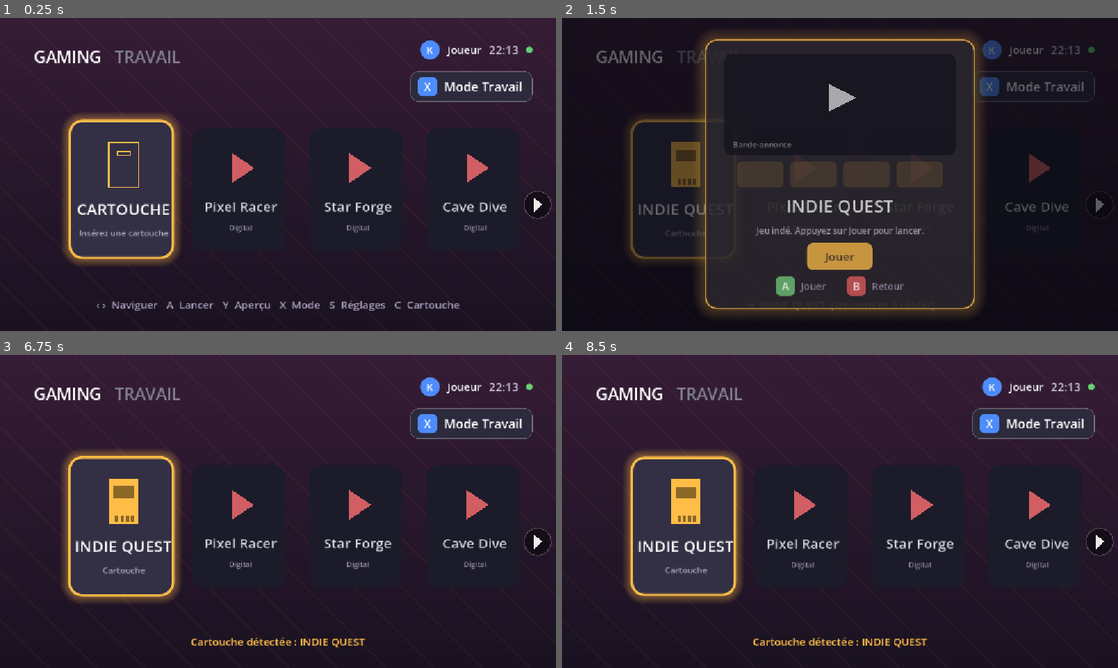
Above: before the commit, frames 1-4 (two rows, left to right).
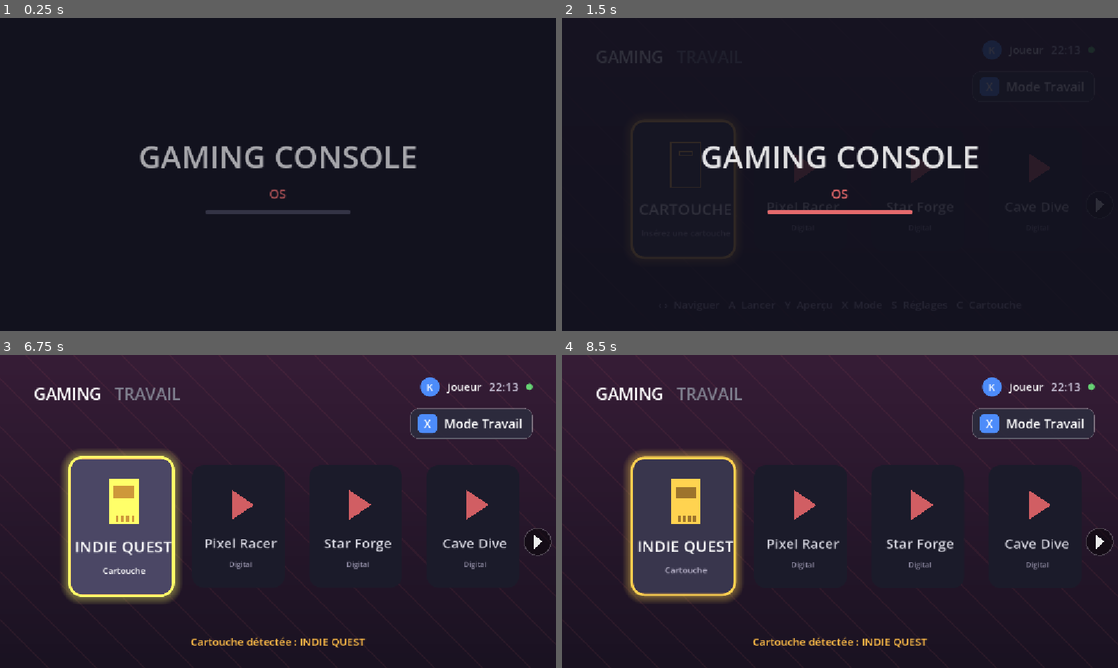
Above: after the commit, the same moments.

Repository: kilian-quittard/gaming-console-os
Game: Godot game, scene res://scenes/Main.tscn
Same seed, same stepped clock (60 frames per second), same inputs: the game is played once before the commit and once after it.
Inputs:
- Up to frame 1 (0.25 s): no input
- Up to frame 2 (1.5 s): tap Enter (ui_accept) at 0.5, 0.77, 1.25 s; hold Right (ui_right) 0.53-1.28 s; hold C (toggle_cartridge) 0.53-1.28 s; hold Down (ui_down) from 1.28 s (still down); tap Y (preview) at 1.35 s
- Up to frame 3 (6.75 s): tap Enter (ui_accept) at 1.52, 3.02, 3.5, 3.77, 4.25, 4.52, 5, 5.75, 6.02 s; tap C (toggle_cartridge) every 1.5 s from 1.55 to 6.05 s; release Down (ui_down) at 2.03 s; hold Right (ui_right) 2.03-2.78 s; hold C (toggle_cartridge) 2.03-2.78 s; hold Up (ui_up) 2.78-3.53 s; tap X (toggle_mode) at 2.85, 5.85 s; hold C (toggle_cartridge) 3.53-4.28 s; hold Left (ui_left) 3.53-5.03 s; tap Y (preview) at 4.35 s; hold Down (ui_down) 5.03-5.78 s; hold C (toggle_cartridge) 5.03-5.78 s; hold Right (ui_right) 5.78-6.53 s; hold Up (ui_up) from 6.53 s (still down); hold C (toggle_cartridge) from 6.53 s (still down)
- Up to frame 4 (8.5 s): tap Enter (ui_accept) at 6.77, 7.52 s; release Up (ui_up) at 7.28 s; release C (toggle_cartridge) at 7.28 s; hold Right (ui_right) 7.28-8.03 s; tap Y (preview) at 7.35 s; tap C (toggle_cartridge) at 7.55 s; hold Down (ui_down) from 8.03 s (still down); hold C (toggle_cartridge) from 8.03 s (still down)

The runs differ from the first frame. In frame 1, 50% of the frame differs, in the area x 0-100%, y 0-94%; in frame 2, 15%; in frame 3, 8.4%; in frame 4, less than 0.1%.

Commit message:
Front-end: boot splash (logo + loading bar) and cartridge insertion animation
Splash overlay on startup: GAMING CONSOLE / OS fade-in + accent loading bar, then fades into the home menu (input blocked while booting). Cartridge insert (C/detected) now pops the slot tile with a scale punch + brightness flash.

Co-Authored-By: Claude Opus 4.8 <noreply@anthropic.com>

Diff:
--- a/frontend/scripts/Main.gd
+++ b/frontend/scripts/Main.gd
@@ -65,6 +65,7 @@
 var _bright := 80
 var _wifi := true
 
+var _booting := true
 var _scroll: ScrollContainer = null
 var _clock: Label = null
 var _arrow_left: Control = null
@@ -86,6 +87,7 @@
 func _ready() -> void:
 	_build_chrome()
 	_populate_mode(true)
+	_show_splash()
 
 
 # ---- Static chrome (top bar, toggle button, hints) -------------------------
@@ -283,6 +285,87 @@
 	var c := Control.new()
 	c.custom_minimum_size = Vector2(GUTTER, 0)
 	return c
+
+
+func _show_splash() -> void:
+	var layer := Control.new()
+	layer.set_anchors_preset(Control.PRESET_FULL_RECT)
+	add_child(layer)
+
+	var bg := ColorRect.new()
+	bg.color = Color(0.07, 0.07, 0.12)
+	bg.set_anchors_preset(Control.PRESET_FULL_RECT)
+	layer.add_child(bg)
+
+	var center := CenterContainer.new()
+	center.set_anchors_preset(Control.PRESET_FULL_RECT)
+	layer.add_child(center)
+	var vb := VBoxContainer.new()
+	vb.alignment = BoxContainer.ALIGNMENT_CENTER
+	vb.add_theme_constant_override("separation", 16)
+	center.add_child(vb)
+
+	var title := Label.new()
+	title.text = "GAMING CONSOLE"
+	title.horizontal_alignment = HORIZONTAL_ALIGNMENT_CENTER
+	title.add_theme_font_size_override("font_size", 64)
+	title.modulate = Color(1, 1, 1, 0)
+	vb.add_child(title)
+
+	var sub := Label.new()
+	sub.text = "OS"
+	sub.horizontal_alignment = HORIZONTAL_ALIGNMENT_CENTER
+	sub.add_theme_font_size_override("font_size", 26)
+	sub.modulate = Color(MODE_ACCENTS[0], 0.0)
+	vb.add_child(sub)
+
+	var barbg := Panel.new()
+	barbg.custom_minimum_size = Vector2(300, 8)
+	barbg.size_flags_horizontal = Control.SIZE_SHRINK_CENTER
+	var bs := StyleBoxFlat.new()
+	bs.bg_color = Color(0.20, 0.20, 0.27)
+	bs.set_corner_radius_all(4)
+	barbg.add_theme_stylebox_override("panel", bs)
+	vb.add_child(barbg)
+	var fill := Panel.new()
+	fill.anchor_left = 0.0
+	fill.anchor_top = 0.0
+	fill.anchor_bottom = 1.0
+	fill.anchor_right = 0.0
+	var fsb := StyleBoxFlat.new()
+	fsb.bg_color = MODE_ACCENTS[0]
+	fsb.set_corner_radius_all(4)
+	fill.add_theme_stylebox_override("panel", fsb)
+	barbg.add_child(fill)
+
+	var tw := create_tween()
+	tw.tween_property(title, "modulate:a", 1.0, 0.4)
+	tw.parallel().tween_property(sub, "modulate:a", 1.0, 0.4)
+	tw.tween_property(fill, "anchor_right", 1.0, 0.85)
+	tw.tween_interval(0.2)
+	tw.tween_property(layer, "modulate:a", 0.0, 0.4)
+	tw.tween_callback(func() -> void:
+		layer.queue_free()
+		_booting = false
+	)
+
+
+func _play_insert_anim() -> void:
+	await get_tree().process_frame
+	await get_tree().process_frame
+	await get_tree().process_frame
+	if _tiles.is_empty():
+		return
+	var t := _tiles[0]
+	if _tweens.size() > 0 and _tweens[0] != null and _tweens[0].is_valid():
+		_tweens[0].kill()
+	t.scale = Vector2(0.7, 0.7)
+	t.modulate = Color(1.7, 1.7, 1.7)
+	var tw := create_tween()
+	tw.set_parallel(true)
+	tw.tween_property(t, "scale", Vector2(1.08, 1.08), 0.42).set_trans(Tween.TRANS_BACK).set_ease(Tween.EASE_OUT)
+	tw.tween_property(t, "modulate", Color(1, 1, 1), 0.5)
+	_tweens[0] = tw
 
 
 func _update_clock() -> void:
@@ -611,6 +694,9 @@
 # ---- Input -----------------------------------------------------------------
 
 func _input(event: InputEvent) -> void:
+	if _booting:
+		return  # ignore input during the boot splash
+
 	# Preview overlay captures input while open: A launches, B closes.
 	if _in_preview:
 		if event.is_action_pressed("ui_cancel"):
@@ -646,6 +732,8 @@
 		if _cartridge_inserted:
 			_status.text = "Cartouche détectée : %s" % CARTRIDGE_GAME.title
 			_status.modulate = AMBER
+			if _mode == 0:
+				_play_insert_anim()
 		else:
 			_status.text = "Cartouche retirée"
 			_status.modulate = Color(0.65, 0.62, 0.72)
